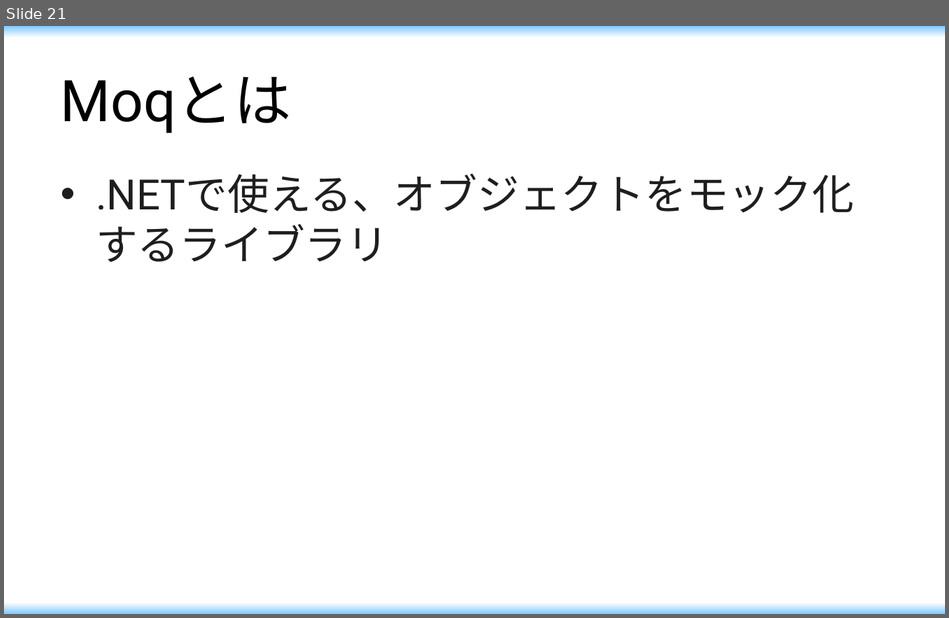
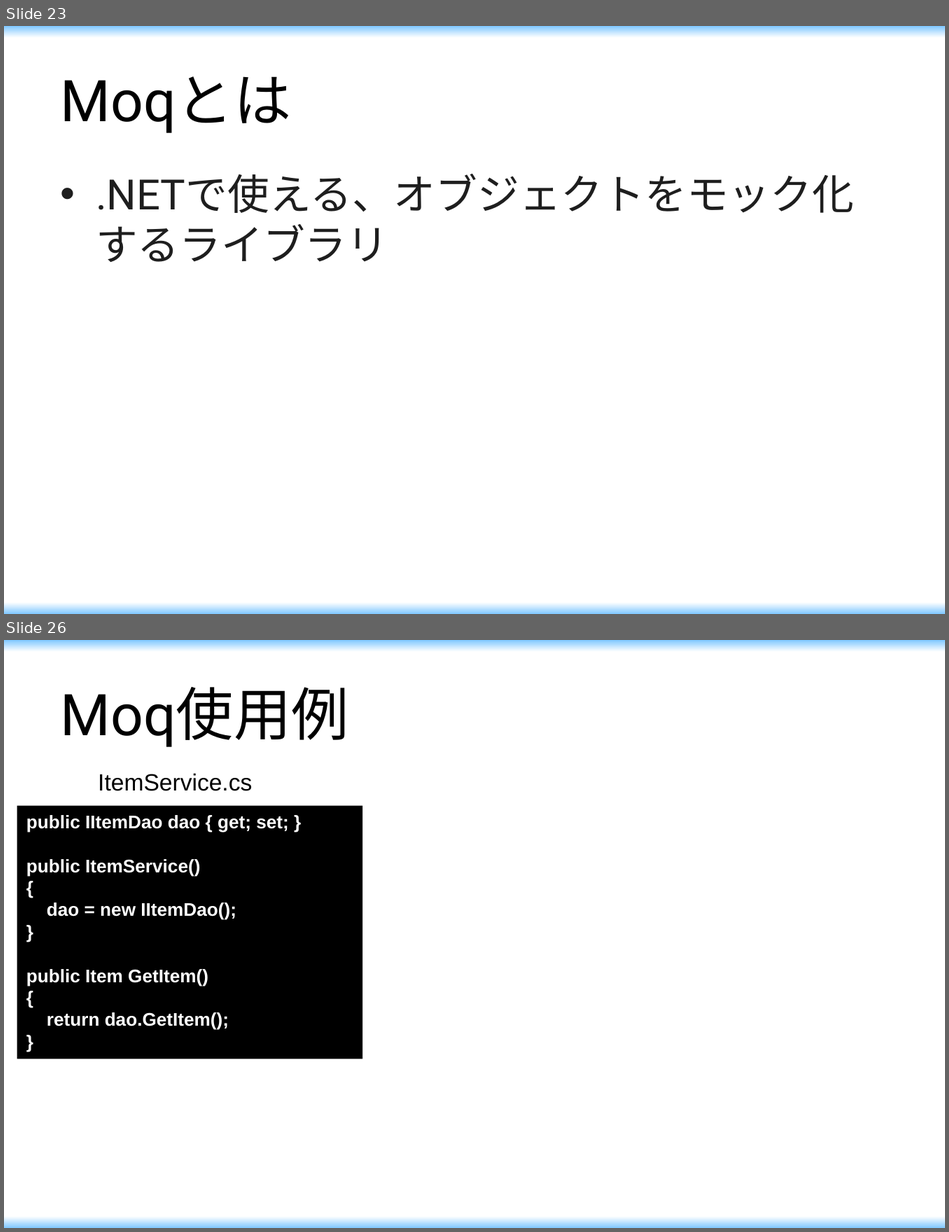
Before and after one commit to maikitakeda/first, a slide deck: document/勉強会.pptx. Shown one above the other, each under a label of ours: slide 21 before the commit, slides 23 and 26 after it; the slides between them are not shown. The pictures are 949x618 and 949x1232 pixels, drawn with LibreOffice and Linux fonts; fonts in the diff are those of the drawing. Boxes give left, top, right and bottom in pixels: in the first picture for what was removed or moved away, otherwise in the second. Text is boxed around its words. In the diff, an @@ line names an element or a change of style, - is before the commit and + after.

```diff
--- a/document/勉強会.pptx
+++ b/document/勉強会.pptx
@@ slide 26 added at [4,640,945,1228], background gradient #80C8FF to #FFFFFF @@
@@ title added at [61,687,349,747], 44 pt, text #000000 @@
+Moq使用例
@@ text added at [98,773,252,791], 18 pt, text #000000 @@
+ItemService.cs
@@ rectangle added at [17,806,362,1059], fill #000000, 14 pt, text #FFFFFF, bold @@
+public IItemDao dao { get; set; }
+public ItemService()
+{
+dao = new IItemDao();
+}
+public Item GetItem()
+{
+return dao.GetItem();
+}
@@ what was slide 21 is now slide 23 @@
```
Also in this commit, not shown: 3 slides changed, 21 other slides added, 1 slide removed.
